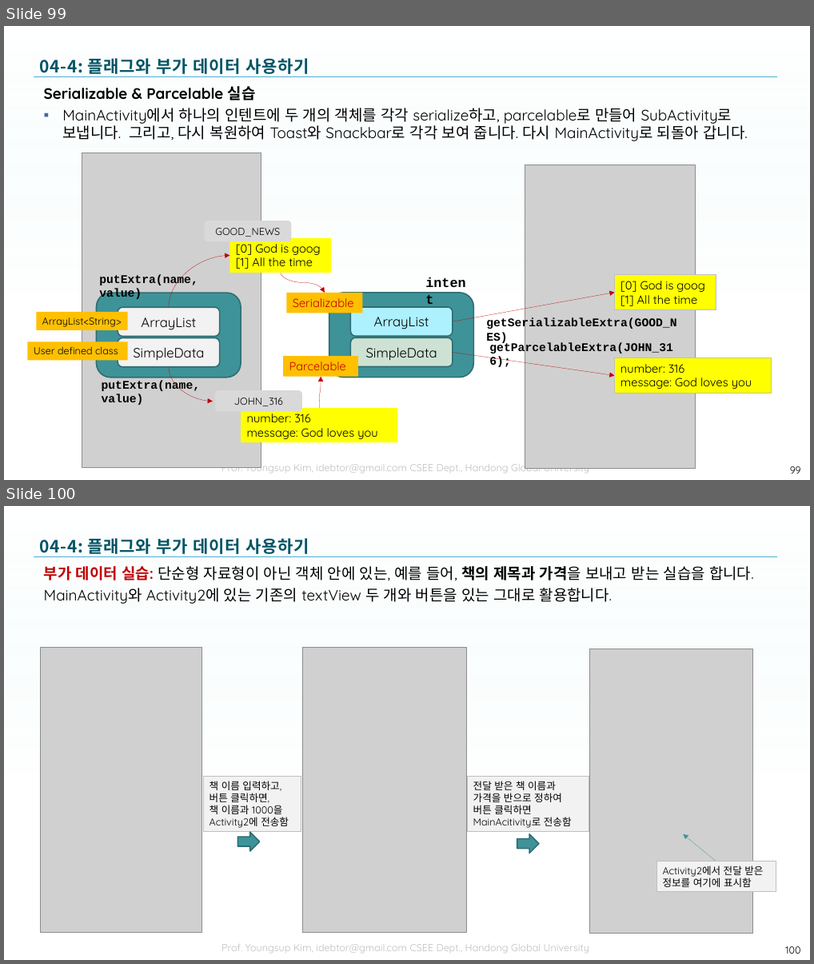
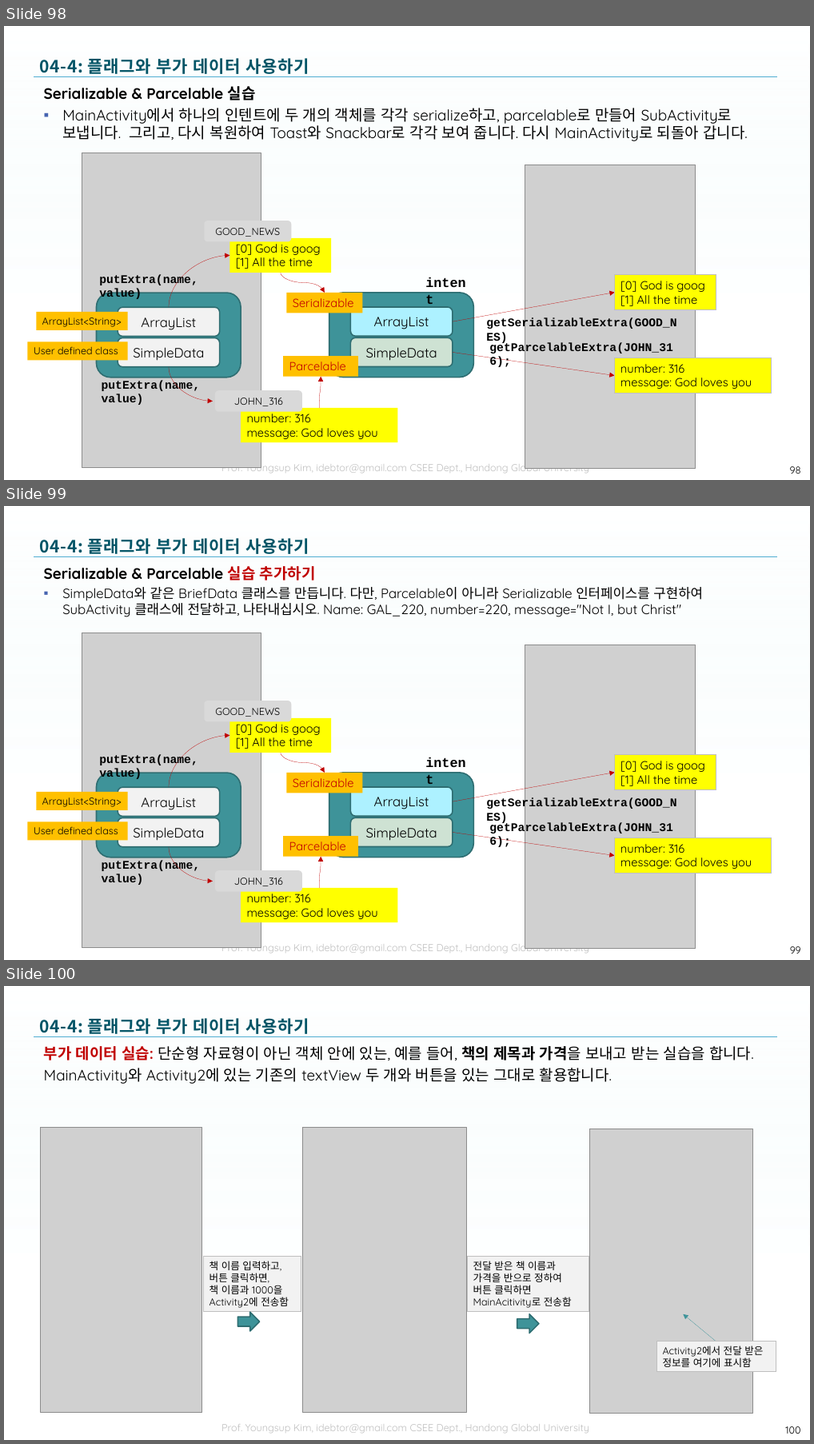
Before and after one commit to tae7841/HuStarAS, a slide deck: ppts/04Activity.pptx. Shown one above the other, each under a label of ours: slides 99 and 100 before the commit, slides 98, 99 and 100 after it. The pictures are 814x964 and 814x1444 pixels, drawn with LibreOffice and Linux fonts; fonts in the diff are those of the drawing; grey boxes stand for pictures; background and template pictures are left out. Boxes give left, top, right and bottom in pixels: in the first picture for what was removed or moved away, otherwise in the second. Text is boxed around its words. In the diff, an @@ line names an element or a change of style, - is before the commit and + after.

```diff
--- a/ppts/04Activity.pptx
+++ b/ppts/04Activity.pptx
@@ slide 99 added at [4,506,810,960], background picture (left out); not listed: 3 template elements that a slide beside it also shows @@
@@ title added at [40,538,310,554], 20 pt, text gradient #005466 to #005061 to #003E4B, bold @@
+04-4: 플래그와 부가 데이터 사용하기
@@ text added at [44,566,703,617], 16 pt, text #000000 @@
+Serializable & Parcelable 실습 추가하기
+▪ SimpleData와 같은 BriefData 클래스를 만듭니다. 다만, Parcelable이 아니라 Serializable 인터페이스를 구현하여 SubActivity 클래스에 전달하고, 나타내십시오. Name: GAL_220, number=220, message="Not I, but Christ"
@@ picture added at [82,633,261,948] @@
@@ picture added at [526,644,696,948] @@
@@ rounded rectangle added at [204,700,291,721], fill #D9D9D9, 12 pt, text #000000 @@
+GOOD_NEWS
@@ rectangle added at [230,718,332,752], fill #FFFF00, 14 pt, text #000000 @@
+[0] God is goog
+[1] All the time
@@ curved arrow added from (169, 788) to (230, 736), #C00000 0.25 pt @@
@@ text added at [99,754,198,779], 14 pt, text #000000, bold @@
+putExtra(name, value)
@@ curved arrow added from (281, 752) to (325, 772), #C00000 0.25 pt @@
@@ text added at [420,751,477,773], 16 pt, text #000000, bold @@
+intent
@@ rectangle added at [615,755,717,789], fill #FFFF00, outline #BFBFBF 0.75 pt, 14 pt, text #000000 @@
+[0] God is goog
+[1] All the time
@@ rectangle added at [36,792,127,810], fill #FFC000, 12 pt, text #000000 @@
+ArrayList<String>
@@ rounded rectangle added at [97,772,241,857], fill #3F949A, outline #2F6D72 1.5 pt @@
@@ rounded rectangle added at [118,788,220,816], fill #F2F2F2, outline #2F6D72 1.5 pt, 16 pt, text #000000 @@
+ArrayList
@@ rectangle added at [286,772,362,792], fill #FFC000, 14 pt, text #C00000 @@
+Serializable
@@ rounded rectangle added at [330,772,474,857], fill #3F949A, outline #2F6D72 1.5 pt @@
@@ rounded rectangle added at [350,787,453,816], fill #ADF1FF, outline #2F6D72 1.5 pt, 16 pt, text #000000 @@
+ArrayList
@@ arrow added from (453, 801) to (615, 772), #C00000 0.25 pt @@
@@ rounded rectangle added at [118,817,220,847], fill #F2F2F2, outline #2F6D72 1.5 pt, 16 pt, text #000000 @@
+SimpleData
@@ rounded rectangle added at [350,817,453,847], fill #CEE2D3, outline #2F6D72 1.5 pt, 16 pt, text #000000 @@
+SimpleData
@@ text added at [486,798,677,811], 14 pt, text #000000, bold @@
+getSerializableExtra(GOOD_NES)
@@ rectangle added at [27,822,128,840], fill #FFC000, 12 pt, text #000000 @@
+User defined class
@@ rectangle added at [283,836,358,856], fill #FFC000, 14 pt, text #C00000 @@
+Parcelable
@@ arrow added from (453, 832) to (615, 855), #C00000 0.25 pt @@
@@ text added at [490,822,674,835], 14 pt, text #000000, bold @@
+getParcelableExtra(JOHN_316);
@@ rectangle added at [615,838,772,872], fill #FFFF00, outline #BFBFBF 0.75 pt, 14 pt, text #000000 @@
+number: 316
+message: God loves you
@@ text added at [102,860,201,884], 14 pt, text #000000, bold @@
+putExtra(name, value)
@@ curved arrow added from (169, 847) to (213, 881), #C00000 0.25 pt @@
@@ curved arrow added from (319, 888) to (321, 856), #C00000 0.25 pt @@
@@ rounded rectangle added at [215,870,302,892], fill #D9D9D9, 12 pt, text #000000 @@
+JOHN_316
@@ rectangle added at [241,888,398,922], fill #FFFF00, 14 pt, text #000000 @@
+number: 316
+message: God loves you
@@ page number added at [790,946,802,953], 12 pt, text #000000 @@
+99
@@ what was slide 99 is now slide 98 @@
@@ page number at [790,466,802,473]: text changed @@
-99
+98
```
Also in this commit, not shown: 1 slide removed.
